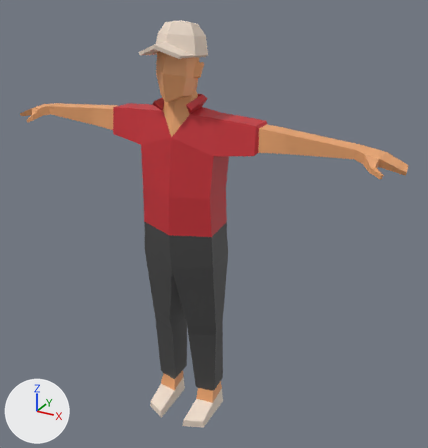
A saved change to the FBX model Assets/Resources/Models/Horse/jockey/jockey_base.fbx.
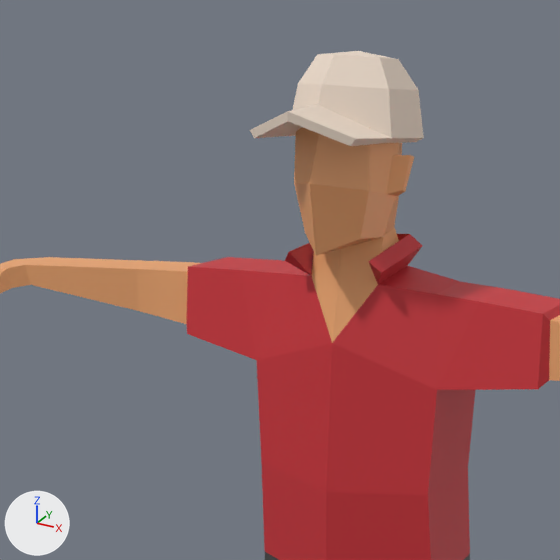
Each version appears first whole from a camera (50 mm lens) standing at (1.272, -2.048, 2.046) and looking at (0.114, 0.058, 0.993), and next in a close-up on the part from 9% to 61% of the width and 0% to 50% of the height. Arrows for +X, +Y and +Z are at lower left; the lights stay in place. Where no turn or scale is listed for an object, it has been applied to the vertices. Vertices at the same position are counted once.

Objects in the first close-up: 'man-golf_Rig'.
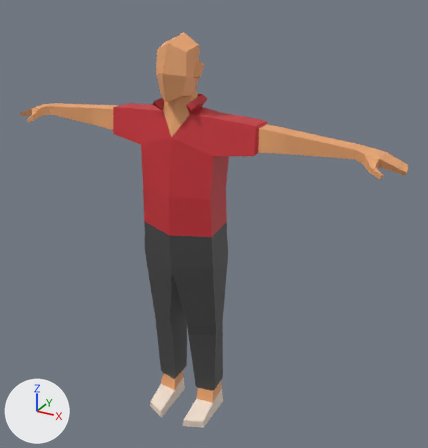
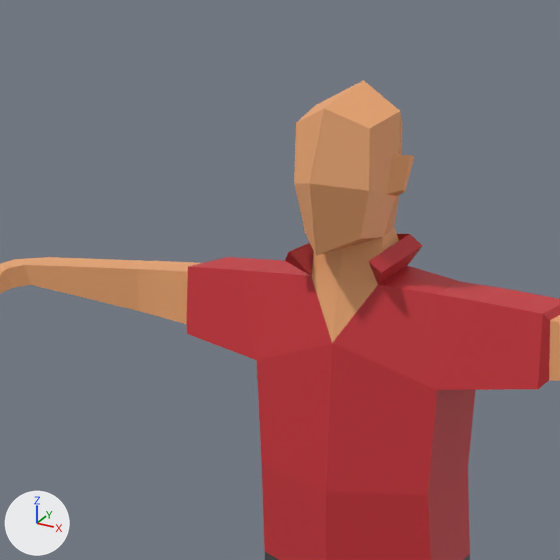
Changed parts and their boxes (x1, y1, x2, y2) in the close-ups (560 x 560 px):
'man-golf_Rig', reshaped: before (0, 51, 560, 560); after (0, 80, 560, 560)
part 1 of me_mesh, deleted: before (250, 51, 424, 146)

The change, as a list of edits to the scene's bpy script:
```text
Change me_mesh:
    where me_mesh.from_pydata(...)  # 261 vertices, 266 faces; spans x -0.92..0.92, y -0.19..0.11, z 0.0..1.85
    used by ob_man_golf_rig; location = (0.0, 0.0, 0.0)
    me_mesh part 1: the loose piece of 32 vertices spanning x -0.09..0.09, y -0.19..0.11, z 1.7..1.85 is deleted
```
